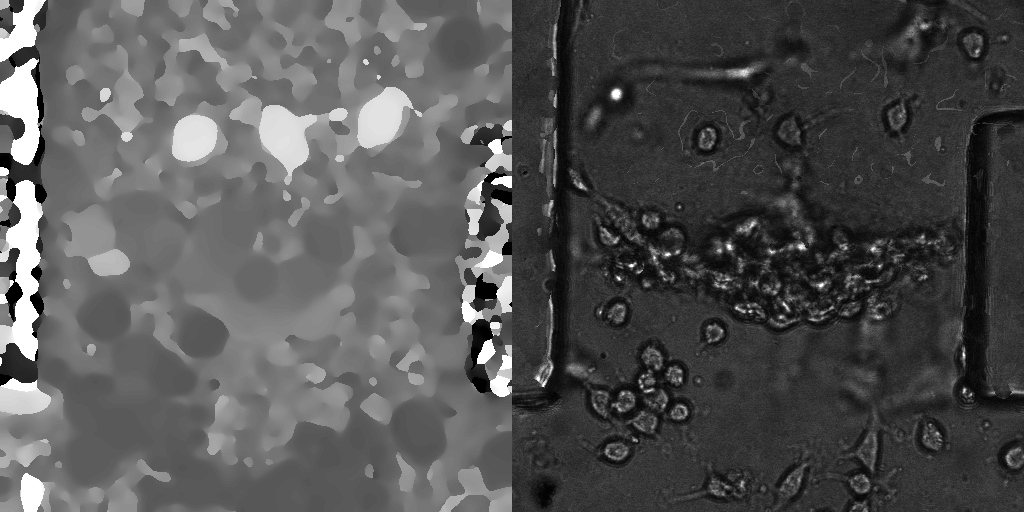
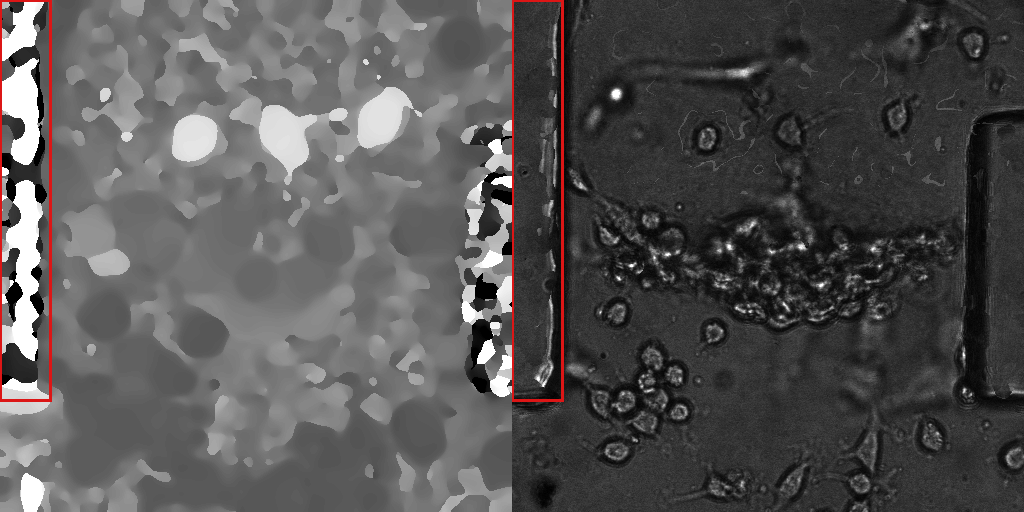
Two versions of the same layered image (1024 × 512). Layer-by-layer changes:
painted on "050714_s13_ch-zbf_t01_z00-290.png" over [512, 0, 564, 402]
painted on "050714_s13_ch-zmod_t02_z00.tiff" over [0, 0, 52, 402]
